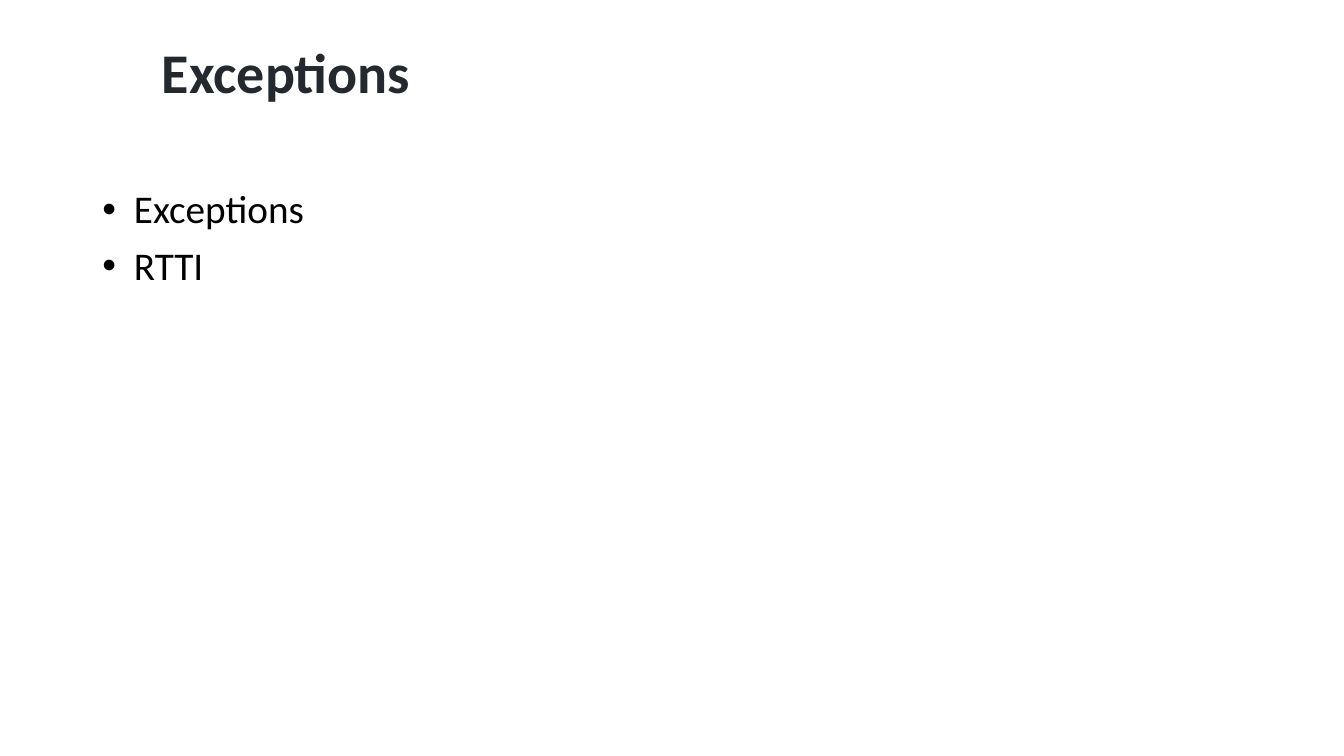
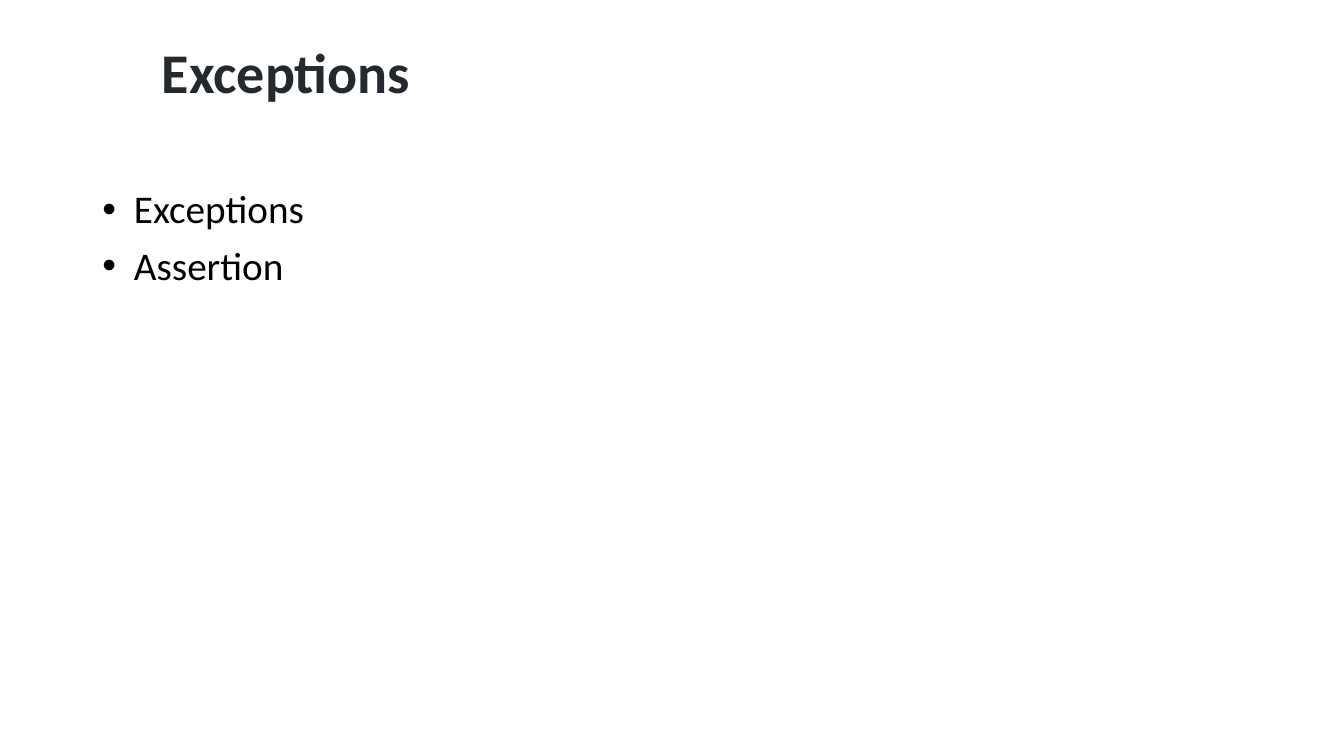
Before and after one commit to ShiqiYu/CPP, a slide deck: slide 2 of week14/Lab14.pptx. Drawn at 1344x756 pixels with LibreOffice and Linux fonts; fonts in the diff are those of the drawing; background and template pictures are left out. Boxes give left, top, right and bottom in pixels: in the first picture for what was removed or moved away, otherwise in the second. Text is boxed around its words. In the diff, an @@ line names an element or a change of style, - is before the commit and + after.

```diff
--- a/week14/Lab14.pptx
+++ b/week14/Lab14.pptx
@@ text at box(134, 253, 283, 281): text changed @@
-• RTTI
+• Assertion
```
Also in this commit, not shown: 14 other slides changed, 9 slides added, 14 slides removed.
